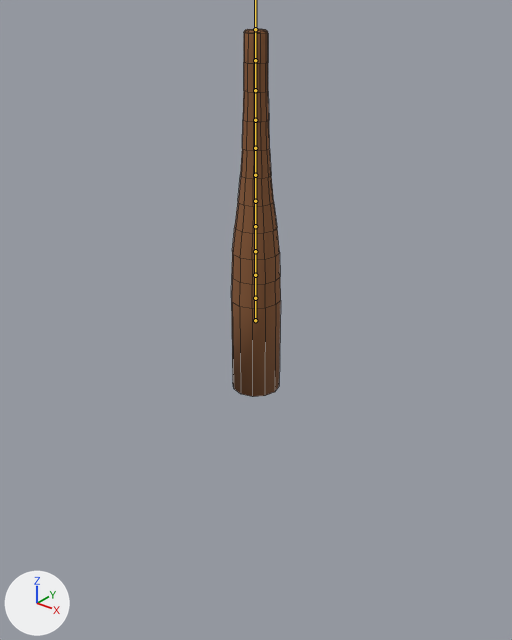
Two versions of the FBX model froggyfocus/Assets/FlawLizArt/Eldritch/tentacle.fbx, one commit apart.
Rendered twice from a 50 mm lens placed at (16.3, -20.3, 11.7), pointed at (-0.5, 0.7, -1.4). Arrows for +X, +Y and +Z are at lower left; the lights stay in place. The bones that bend it are drawn over the model as lines. Mesh edges are drawn as thin lines.

Names of what the first picture shows: 'tentacle'.
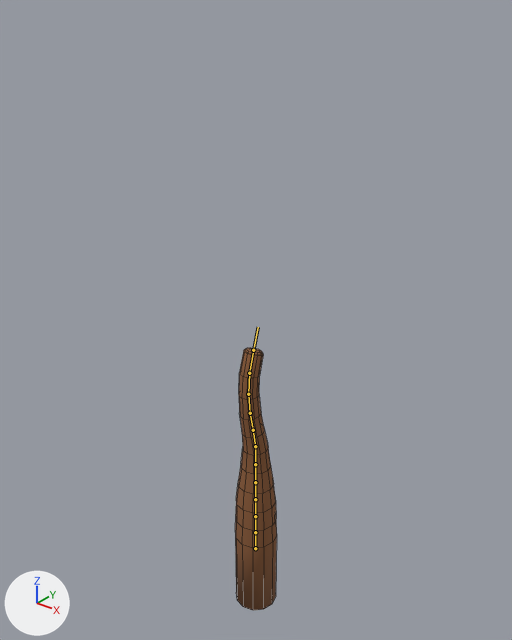
The newer file adds an action. The first version stands in its rest pose; the second is drawn at frame 80 of the action 'Armature|idle_to_in_water'.

Location of each change, (x1, y1, x2, y2) in pixels of the pictures (512 x 640 px):
'tentacle', posed (16% narrower, 29% shorter)
    before: (231, 29, 281, 397)
    after: (235, 348, 277, 610)
bone 'Root', root to tip
    before: (255, 320) to (255, 298)
    after: (255, 548) to (255, 532)
bone 'Limb.005', root to tip
    before: (255, 201) to (255, 175)
    after: (255, 464) to (255, 446)
bone 'Limb.006', root to tip
    before: (255, 175) to (255, 148)
    after: (255, 446) to (253, 430)
bone 'Limb.007', root to tip
    before: (255, 148) to (255, 120)
    after: (253, 430) to (250, 413)
bone 'Limb.008', root to tip
    before: (255, 120) to (255, 90)
    after: (250, 413) to (248, 394)
bone 'Limb.009', root to tip
    before: (255, 90) to (255, 60)
    after: (248, 394) to (249, 373)
bone 'Limb.010', root to tip
    before: (255, 60) to (255, 29)
    after: (249, 373) to (253, 350)

The edits, one by one:
Bone 'Root' (bone_root) moves from (0.0, 0.0, 0.0) to (0.0, -12.22, 0.0).
Bone 'Limb.005' (bone_limb_005) turns from (0, 0, 0) to (1, 0, 0) degrees about its own x, y and z.
Bone 'Limb.006' (bone_limb_006) turns from (0, 0, 0) to (9, 0, 0) degrees about its own x, y and z.
Bone 'Limb.007' (bone_limb_007) turns from (0, 0, 0) to (1, 0, 0) degrees about its own x, y and z.
Bone 'Limb.008' (bone_limb_008) turns from (0, 0, 0) to (-6, 0, 0) degrees about its own x, y and z.
Bone 'Limb.009' (bone_limb_009) turns from (0, 0, 0) to (-8, 0, 0) degrees about its own x, y and z.
Bone 'Limb.010' (bone_limb_010) turns from (0, 0, 0) to (-13, 0, 0) degrees about its own x, y and z.
